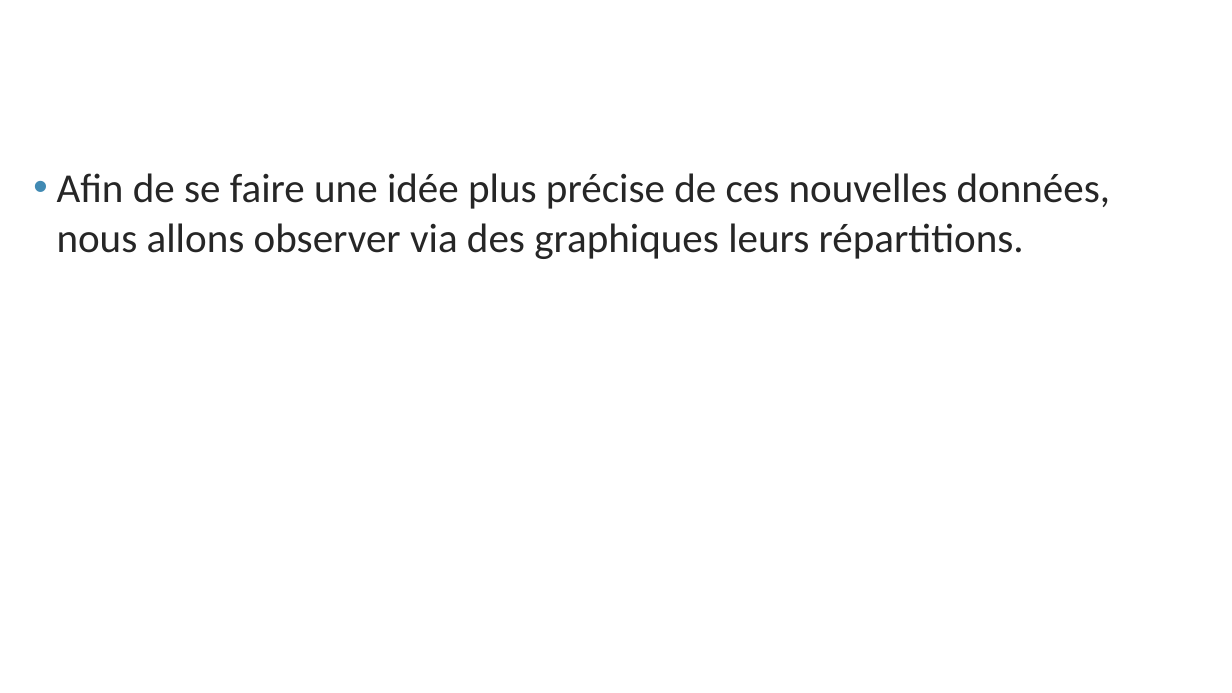
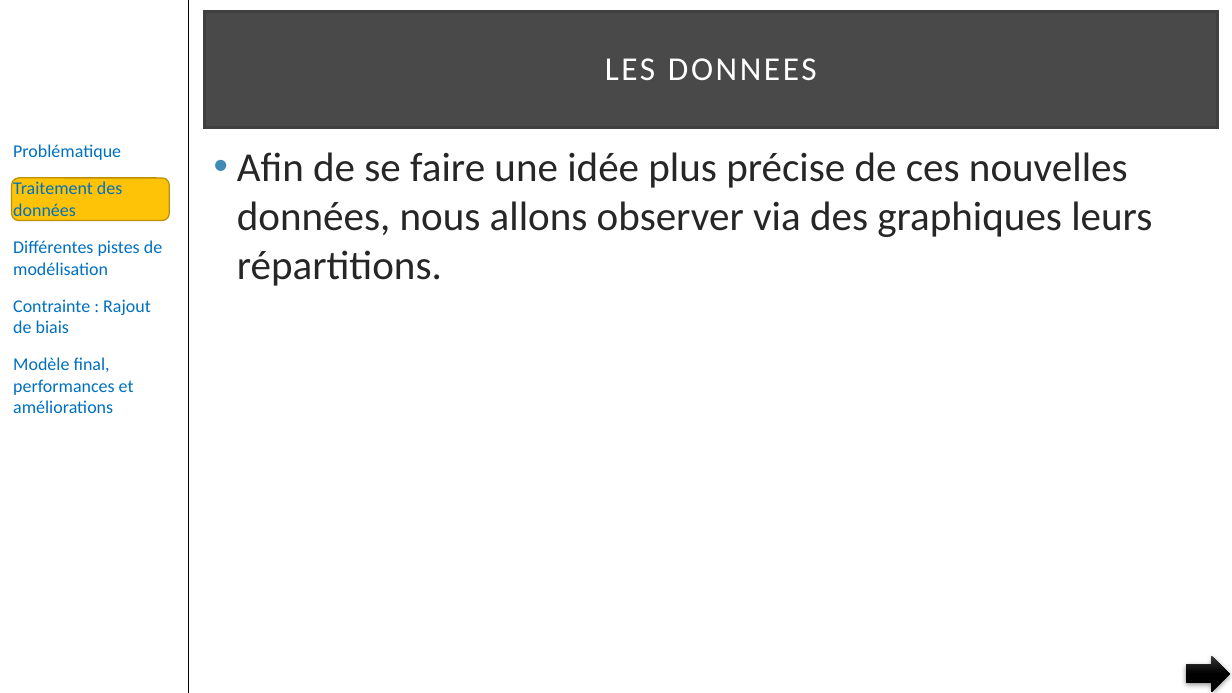
Before and after one commit to pfroide/python, a slide deck: slide 10 of Projet_5/p5.pptx (slide 11 before the commit). Drawn at 1232x693 pixels with LibreOffice and Linux fonts; fonts in the diff are those of the drawing. Boxes give left, top, right and bottom in pixels: in the first picture for what was removed or moved away, otherwise in the second. Text is boxed around its words. In the diff, an @@ line names an element or a change of style, - is before the commit and + after.

```diff
--- a/Projet_5/p5.pptx
+++ b/Projet_5/p5.pptx
@@ line added from (189, 0) to (189, 693), #000000 1 pt @@
@@ title added at box(204, 12, 1217, 128), fill #0D0D0D at 75% opacity, outline #404040 2.5 pt, 26 pt, text #FFFFFF @@
+LES DONNEES
@@ text added at box(13, 144, 162, 413), 14 pt, text #0070C0 @@
+Problématique
+Traitement des données
+Différentes pistes de modélisation
+Contrainte : Rajout de biais
+Modèle final, performances et améliorations
@@ text "Afin de se faire une ..." rewrapped from box(57, 173, 1110, 259) to box(237, 152, 1152, 286) @@
@@ rounded rectangle added at box(12, 178, 170, 221), fill #FEC306, outline #BC9004 1 pt @@
@@ right arrow added at box(1187, 656, 1230, 692), fill gradient #393939 to #000000 @@
```
Also in this commit, not shown: 24 other slides changed, 15 slides added, 13 slides removed.
